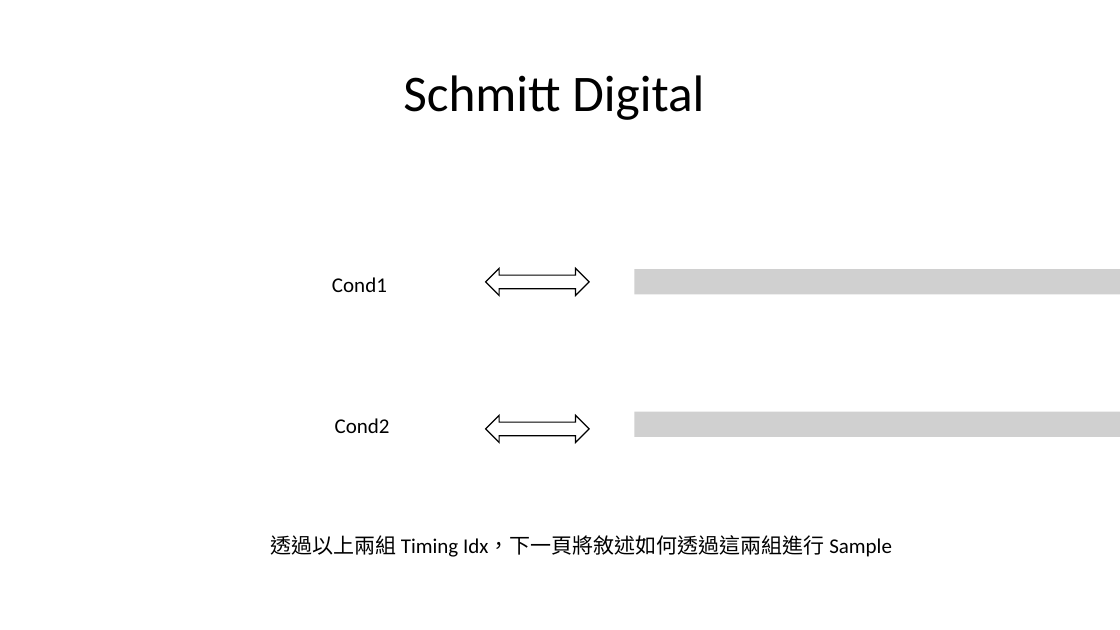
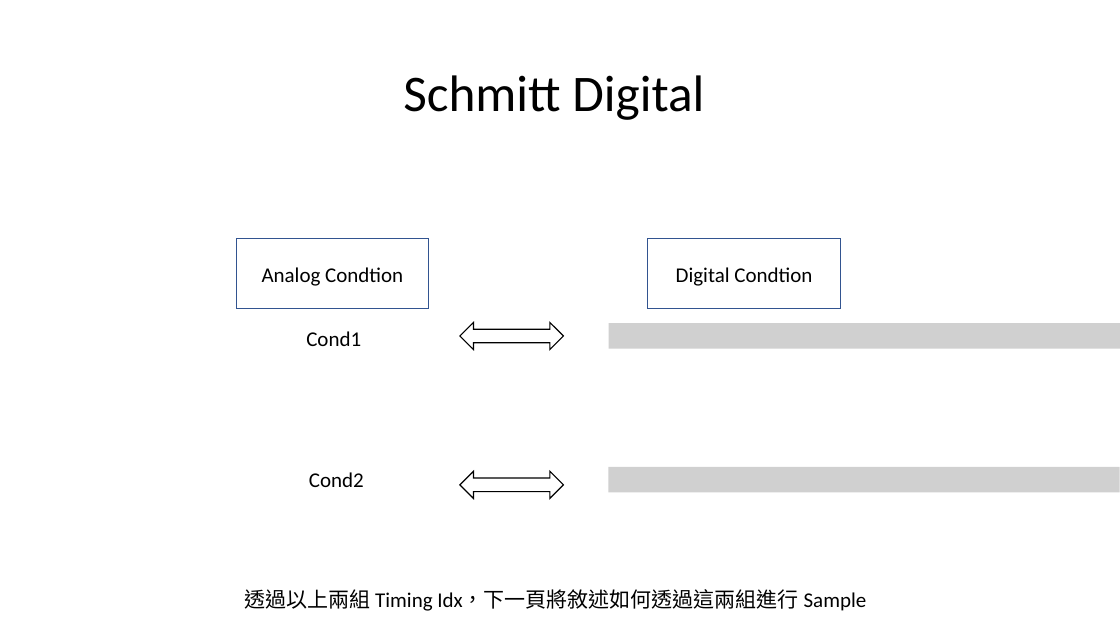
Before and after one commit to a0910281835/Summrary_PDF, a slide deck: slide 37 of Project_Summary_pdf/Project_Summary.pptx. Drawn at 1120x630 pixels with LibreOffice and Linux fonts; fonts in the diff are those of the drawing; grey boxes stand for pictures. Boxes give left, top, right and bottom in pixels: in the first picture for what was removed or moved away, otherwise in the second. Text is boxed around its words. In the diff, an @@ line names an element or a change of style, - is before the commit and + after.

Commit message:
* Update Schmitt Page for Digital

```diff
--- a/Project_Summary_pdf/Project_Summary.pptx
+++ b/Project_Summary_pdf/Project_Summary.pptx
@@ rectangle added at [236,239,429,308], outline #325491 1 pt, 18 pt, text #000000 @@
+Analog Condtion
@@ rectangle added at [648,239,840,308], outline #325491 1 pt, 18 pt, text #000000 @@
+Digital Condtion
@@ picture removed at [634,269,1120,294] @@
@@ picture added at [609,323,1120,349] @@
@@ picture removed at [634,412,1120,437] @@
@@ 3 texts, 2 left right arrows: place and size @@
-3 texts, 2 left right arrows at [270,268,892,557]
+3 texts, 2 left right arrows at [244,323,867,611]
@@ picture added at [608,467,1120,492] @@
```
Also in this commit, not shown: 2 other slides changed.
